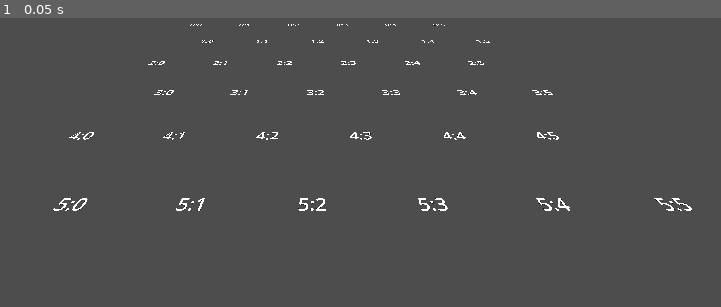
Above: before the commit, frame 1.
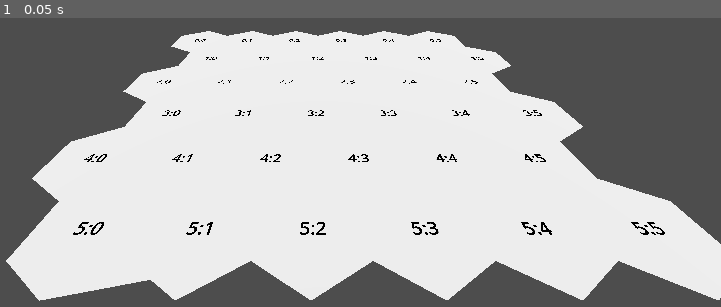
Above: after the commit, the same moment.

Repository: EricSmith3542/godot-hex-grid
Game: Godot game, scene res://node_3d.tscn
The game is run twice, just before and just after one commit, with the same random seed, the same clock (stepped at 60 frames per second) and the same inputs.
Inputs:
- Up to frame 1 (0.05 s): no input

The runs differ from the first frame. In frame 1, 62% of the frame differs, in the area x 0-100%, y 2-98%.

Commit message:
Basic HexGrid mesh generation

Diff:
--- a/hex_cell.tscn
+++ b/hex_cell.tscn
@@ -6,6 +6,7 @@
 script = ExtResource("1_osgc4")
 
 [node name="CoordinateLabel" type="Label3D" parent="." unique_id=896827806]
-transform = Transform3D(1, 0, 0, 0, -4.371139e-08, 1, 0, -1, -4.371139e-08, 0, 6.068883, 0)
+transform = Transform3D(1, 0, 0, 0, -4.371139e-08, 1, 0, -1, -4.371139e-08, 0, 0.22548294, 0)
+modulate = Color(0, 0, 0, 1)
 text = "Test"
 font_size = 590
--- a/hex_cell_label.tscn
+++ /dev/null
@@ -1,24 +0,0 @@
-[gd_scene format=3 uid="uid://bay6twn1krwhb"]
-
-[sub_resource type="GDScript" id="GDScript_3nv1m"]
-script/source = "class_name HexCellLabel
-extends Control
-
-func set_text(text:String):
-	$Label.text = text
-"
-
-[node name="HexCellLabel" type="Control" unique_id=1475247718]
-layout_mode = 3
-anchors_preset = 15
-anchor_right = 1.0
-anchor_bottom = 1.0
-grow_horizontal = 2
-grow_vertical = 2
-script = SubResource("GDScript_3nv1m")
-
-[node name="Label" type="Label" parent="." unique_id=2059390746]
-layout_mode = 0
-offset_right = 40.0
-offset_bottom = 23.0
-text = "Test"
--- a/hex_grid.tscn
+++ b/hex_grid.tscn
@@ -1,11 +1,9 @@
 [gd_scene format=3 uid="uid://diclan2d12k85"]
 
 [ext_resource type="Script" uid="uid://bichh5t52boby" path="res://hex_grid.gd" id="1_kpu3p"]
-[ext_resource type="Script" uid="uid://bunl3lyudx3c6" path="res://hex_mesh.gd" id="2_esttd"]
+[ext_resource type="PackedScene" uid="uid://6tee3jl2u56" path="res://hex_mesh.tscn" id="2_esttd"]
 
 [node name="HexGrid" type="Node3D" unique_id=1881075025]
 script = ExtResource("1_kpu3p")
 
-[node name="HexMesh" type="Node3D" parent="." unique_id=215384466]
-script = ExtResource("2_esttd")
-metadata/_custom_type_script = "uid://bunl3lyudx3c6"
+[node name="HexMesh" parent="." unique_id=170552868 instance=ExtResource("2_esttd")]
--- a/hex_mesh.gd
+++ b/hex_mesh.gd
@@ -1,35 +1,31 @@
 class_name HexMesh
-extends Node3D
+extends MeshInstance3D
 
-var vertices : Array[Vector3]
-var triangles : Array[int]
-@onready var meshInstance:MeshInstance3D = $MeshInstance3D
+var vertices : PackedVector3Array
+var normals : PackedVector3Array
 
 func triangulate(cells:Array[HexCell]):
 	vertices.clear()
-	triangles.clear()
-
 	for cell in cells:
 		triangulate_cell(cell)
 
-	var arr_mesh = ArrayMesh.new()
 	var arrays = []
 	arrays.resize(Mesh.ARRAY_MAX)
 	arrays[Mesh.ARRAY_VERTEX] = vertices
-	arr_mesh.add_surface_from_arrays(Mesh.PRIMITIVE_TRIANGLES, arrays)
-	var m = MeshInstance3D.new()
-	m.mesh = arr_mesh
-	add_child(m)
+	arrays[Mesh.ARRAY_NORMAL] = normals
+
+	mesh.add_surface_from_arrays(Mesh.PRIMITIVE_TRIANGLE_STRIP, arrays)
 
 func triangulate_cell(cell:HexCell):
 	var center:Vector3 = cell.position
-	add_triangle(center, center + HexMetrics.CORNERS[0], center + HexMetrics.CORNERS[1])
+	for i in range(6):
+		add_triangle(center, center + HexMetrics.CORNERS[i], center + HexMetrics.CORNERS[i+1])
 
 func add_triangle(v1:Vector3, v2:Vector3, v3:Vector3):
 	var vertIndex:int = vertices.size()
 	vertices.append(v1)
 	vertices.append(v2)
 	vertices.append(v3)
-	triangles.append(vertIndex)
-	triangles.append(vertIndex + 1)
-	triangles.append(vertIndex + 2)
+	normals.append(Vector3.UP)
+	normals.append(Vector3.UP)
+	normals.append(Vector3.UP)
--- a/hex_mesh.tscn
+++ b/hex_mesh.tscn
@@ -2,7 +2,11 @@
 
 [ext_resource type="Script" uid="uid://bunl3lyudx3c6" path="res://hex_mesh.gd" id="1_3vvb2"]
 
-[node name="HexMesh" type="Node3D" unique_id=1945786683]
+[sub_resource type="StandardMaterial3D" id="StandardMaterial3D_3vvb2"]
+
+[sub_resource type="ArrayMesh" id="ArrayMesh_3vvb2"]
+
+[node name="HexMesh" type="MeshInstance3D" unique_id=170552868]
+material_override = SubResource("StandardMaterial3D_3vvb2")
+mesh = SubResource("ArrayMesh_3vvb2")
 script = ExtResource("1_3vvb2")
-
-[node name="Mesh" type="MeshInstance3D" parent="." unique_id=1158485846]
--- a/hex_metrics.gd
+++ b/hex_metrics.gd
@@ -8,6 +8,7 @@
 
 #The 3D coordinates of the 6 vertices for a hexagon centered on 0,0,0
 #These corners use the XZ-plane as the floor
+#The seventh element is the same as the first to avoid OOB exceptions when generating triangles
 const CORNERS = [
 	Vector3(0.0, 0.0, OUTER_RADIUS),
 	Vector3(INNER_RADIUS, 0.0, 0.5 * OUTER_RADIUS),
@@ -15,4 +16,5 @@
 	Vector3(0.0, 0.0, -OUTER_RADIUS),
 	Vector3(-INNER_RADIUS, 0.0, -0.5 * OUTER_RADIUS),
 	Vector3(-INNER_RADIUS, 0.0, 0.5 * OUTER_RADIUS),
+	Vector3(0.0, 0.0, OUTER_RADIUS),
 ]
--- a/node_3d.tscn
+++ b/node_3d.tscn
@@ -1,6 +1,10 @@
 [gd_scene format=3 uid="uid://by6woqxj7vuyw"]
 
 [ext_resource type="PackedScene" uid="uid://diclan2d12k85" path="res://hex_grid.tscn" id="1_a202f"]
+
+[sub_resource type="Environment" id="Environment_noarx"]
+
+[sub_resource type="CameraAttributesPractical" id="CameraAttributesPractical_a0tk4"]
 
 [node name="Node3D" type="Node3D" unique_id=1700162155]
 
@@ -8,3 +12,10 @@
 
 [node name="Camera3D" type="Camera3D" parent="." unique_id=277513699]
 transform = Transform3D(1, 0, 0, 0, 0.829613, 0.5583389, 0, -0.5583389, 0.829613, 44.632187, 41.946346, 101.66684)
+
+[node name="DirectionalLight3D" type="DirectionalLight3D" parent="." unique_id=168193839]
+transform = Transform3D(1, 0, 0, 0, -0.6516616, 0.7585098, 0, -0.7585098, -0.6516616, 0, 0, 0)
+
+[node name="WorldEnvironment" type="WorldEnvironment" parent="." unique_id=1618823404]
+environment = SubResource("Environment_noarx")
+camera_attributes = SubResource("CameraAttributesPractical_a0tk4")
--- /dev/null
+++ b/test.tres
@@ -0,0 +1,3 @@
+[gd_resource type="ArrayMesh" format=3 uid="uid://b1n3ao38tvqw7"]
+
+[resource]
